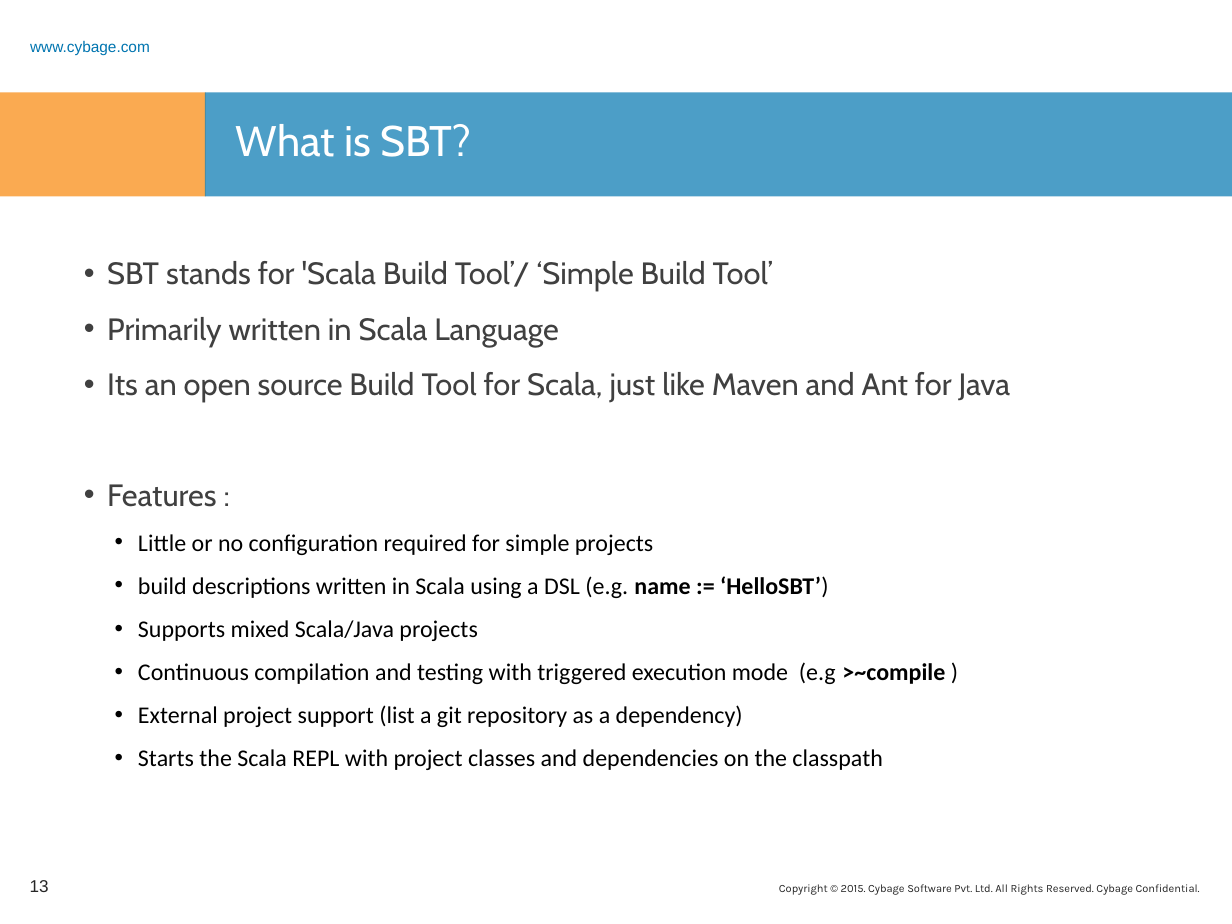
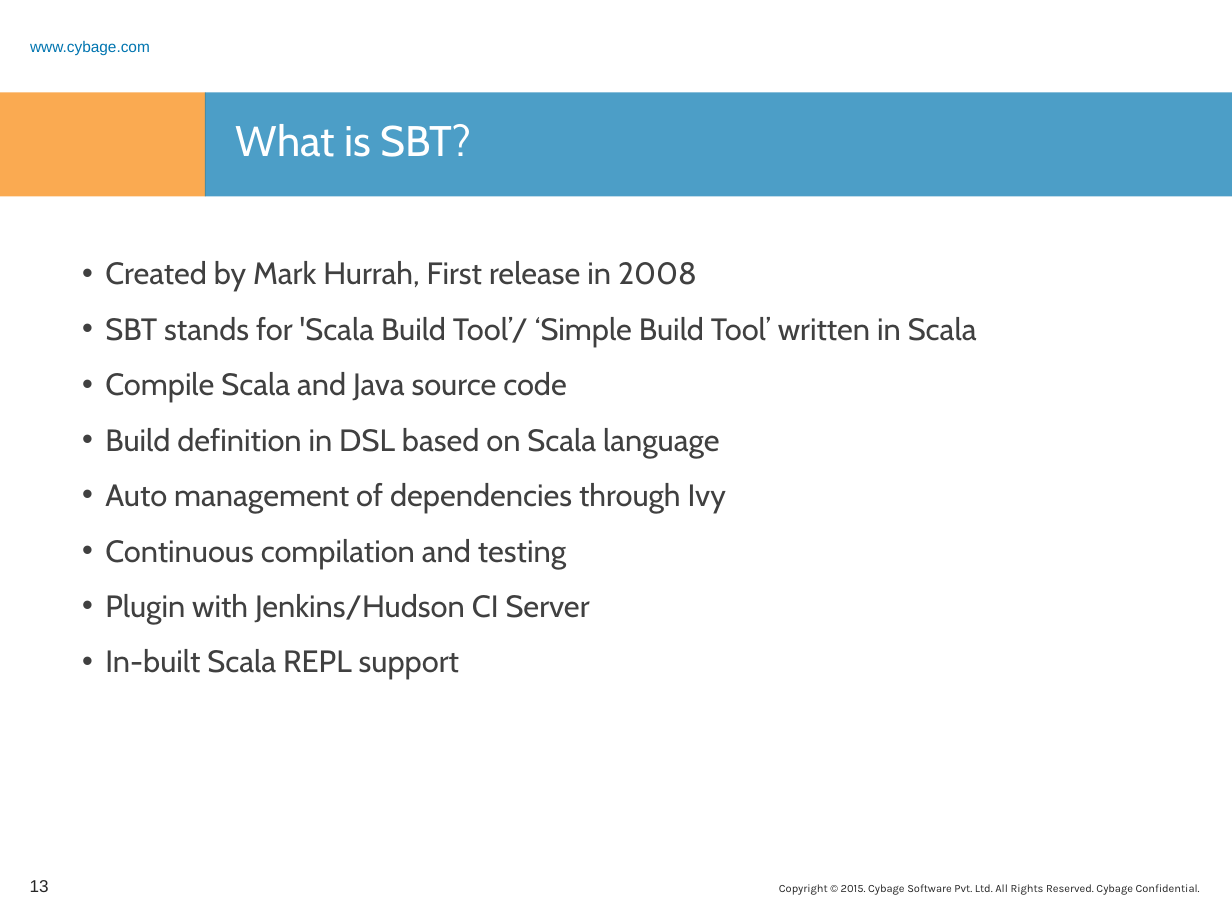
Before and after one commit to rashmitk/Documentation, a slide deck: slide 13 of SBT/SBT.pptx. Drawn at 1232x924 pixels with LibreOffice and Linux fonts; fonts in the diff are those of the drawing; background and template pictures are left out. Boxes give left, top, right and bottom in pixels: in the first picture for what was removed or moved away, otherwise in the second. Text is boxed around its words. In the diff, an @@ line names an element or a change of style, - is before the commit and + after.

Commit message:
Updated presentation

```diff
--- a/SBT/SBT.pptx
+++ b/SBT/SBT.pptx
@@ text at bbox=[105, 261, 977, 679]: text changed; size 14 to 18 pt; font Calibri to Cabin; text colour #000000 to #404040 @@
-• SBT stands for 'Scala Build Tool’/ ‘Simple Build Tool’
-• Primarily written in Scala Language
-• Its an open source Build Tool for Scala, just like Maven and Ant for Java
-• Features :
-  • Little or no configuration required for simple projects
-  • build descriptions written in Scala using a DSL (e.g. name := ‘HelloSBT’)
-  • Supports mixed Scala/Java projects
-  • Continuous compilation and testing with triggered execution mode (e.g >~compile )
-  • External project support (list a git repository as a dependency)
-  • Starts the Scala REPL with project classes and dependencies on the classpath
+• Created by Mark Hurrah, First release in 2008
+• SBT stands for 'Scala Build Tool’/ ‘Simple Build Tool’ written in Scala
+• Compile Scala and Java source code
+• Build definition in DSL based on Scala language
+• Auto management of dependencies through Ivy
+• Continuous compilation and testing
+• Plugin with Jenkins/Hudson CI Server
+• In-built Scala REPL support
```
Also in this commit, not shown: 6 other slides changed, 2 slides added, 25 slides removed, 1 other file.
